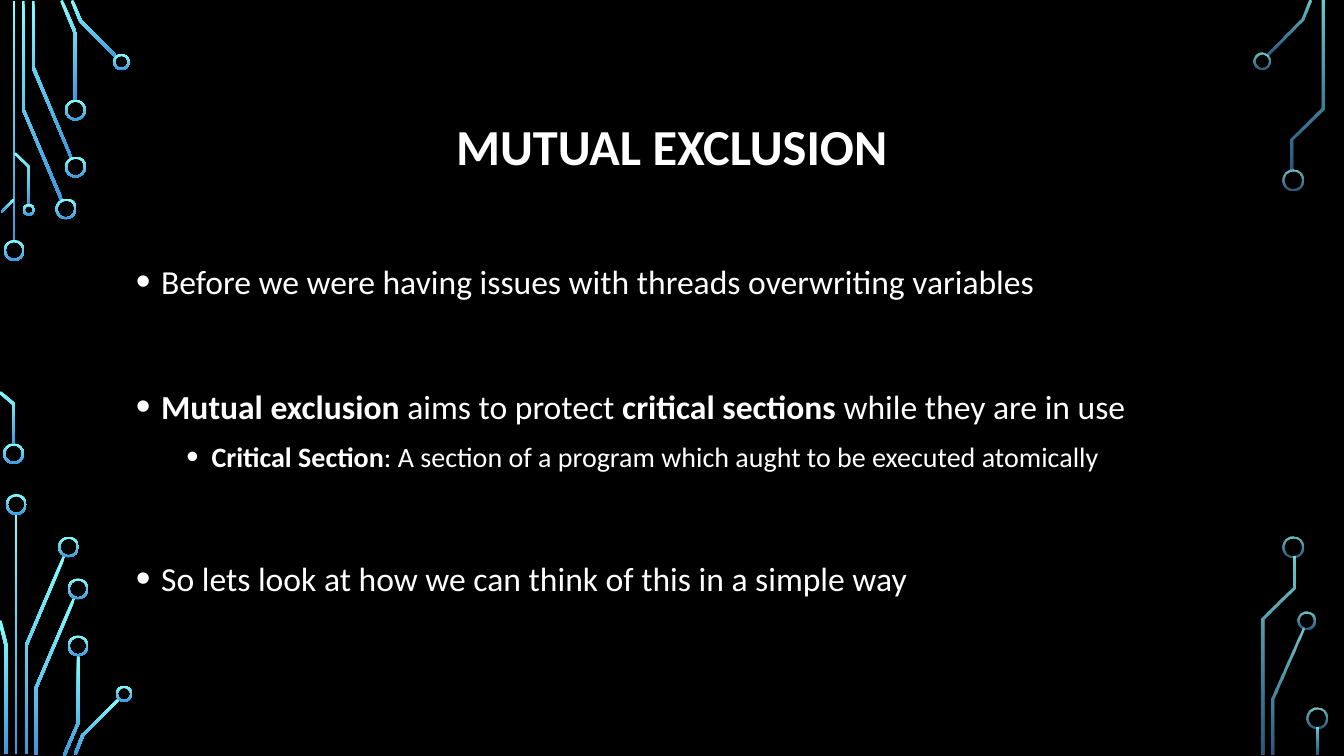
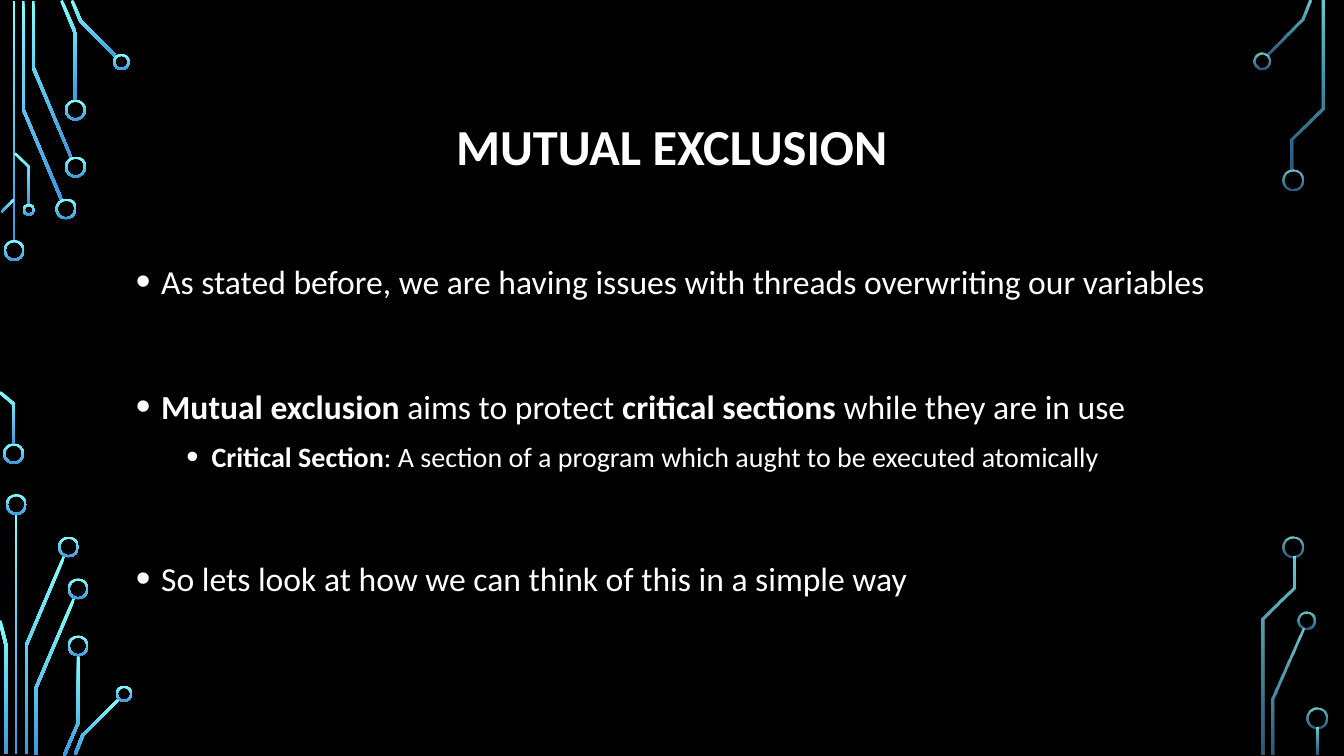
Before and after one commit to psypdt/Advanced_Summer_Course, a slide deck: slide 35 of Day3/Day_3.pptx. Drawn at 1344x756 pixels with LibreOffice and Linux fonts; fonts in the diff are those of the drawing; background and template pictures are left out. Boxes give left, top, right and bottom in pixels: in the first picture for what was removed or moved away, otherwise in the second. Text is boxed around its words. In the diff, an @@ line names an element or a change of style, - is before the commit and + after.

```diff
--- a/Day3/Day_3.pptx
+++ b/Day3/Day_3.pptx
@@ text at (x1=161, y1=270, x2=1204, y2=300): text changed @@
-• Before we were having issues with threads overwriting variables
+• As stated before, we are having issues with threads overwriting our variables
```
Also in this commit, not shown: 26 other slides changed, 1 slide added, 1 slide removed.
